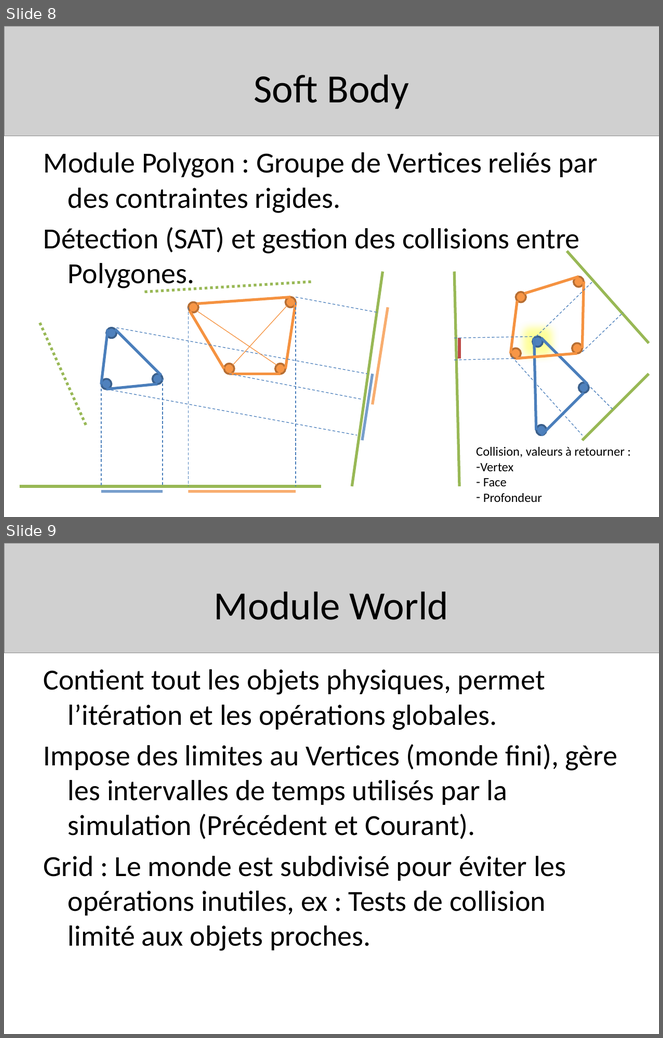
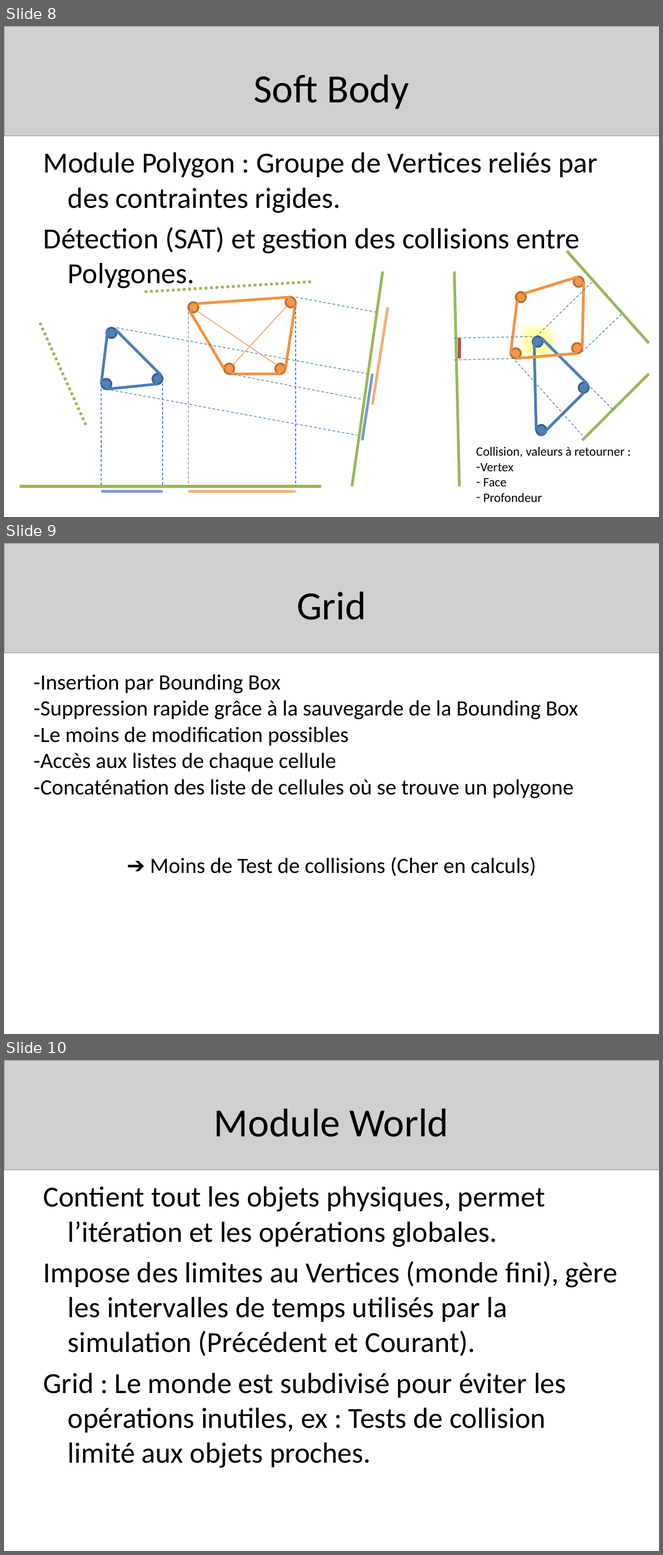
Before and after one commit to Senryoku/jump-n-run, a slide deck: Soutenance.pptx. Shown one above the other, each under a label of ours: slides 8 and 9 before the commit, slides 8, 9 and 10 after it. The pictures are 663x1038 and 663x1555 pixels, drawn with LibreOffice and Linux fonts; fonts in the diff are those of the drawing; grey boxes stand for pictures. Boxes give left, top, right and bottom in pixels: in the first picture for what was removed or moved away, otherwise in the second. Text is boxed around its words. In the diff, an @@ line names an element or a change of style, - is before the commit and + after.

```diff
--- a/Soutenance.pptx
+++ b/Soutenance.pptx
@@ slide 9 added at box(4, 543, 659, 1034), background #FFFFFF @@
@@ picture added at box(4, 543, 659, 653) @@
@@ title added at box(297, 591, 366, 620), 44 pt, text #000000 @@
+Grid
@@ text added at box(34, 674, 578, 876), 24 pt, text #000000 @@
+-Insertion par Bounding Box
+-Suppression rapide grâce à la sauvegarde de la Bounding Box
+-Le moins de modification possibles
+-Accès aux listes de chaque cellule
+-Concaténation des liste de cellules où se trouve un polygone
+➔ Moins de Test de collisions (Cher en calculs)
@@ what was slide 9 is now slide 10 @@
```
Also in this commit, not shown: 1 other file.
